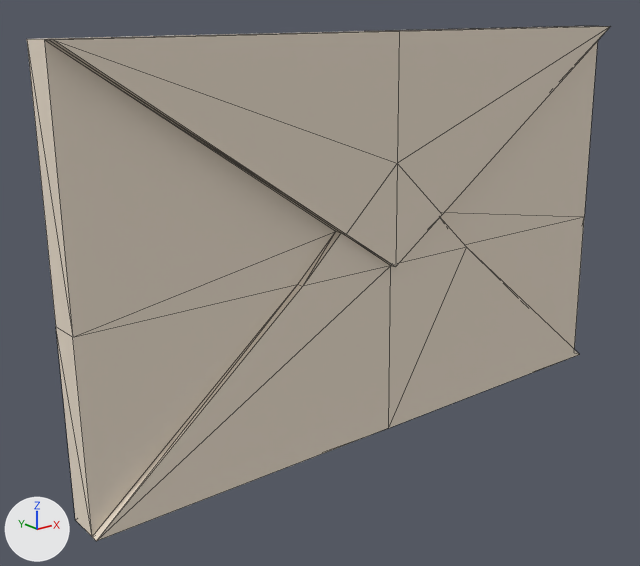
A saved change to the OBJ model frontend/public/models/envelope.obj.
One viewpoint serves both versions: a 50 mm lens placed at (-0.886, -0.965, 0.337), pointed at (-0.088, 0.032, -0.062). Every picture has the same lights, and +X, +Y and +Z are marked at lower left. Mesh edges are drawn as thin lines. Where no turn or scale is listed for an object, it has been applied to the vertices.

Objects in the first picture: 'envelope'.
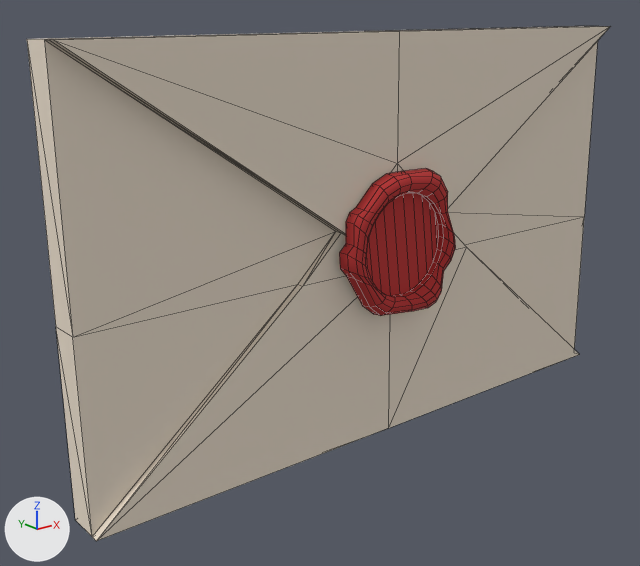
The newer file is also turned or shifted as a whole; pictures and numbers use the older file's frame.

Pixel boxes [x1, y1, x2, y2] of what changed, in the pictures (640 x 566 px):
'WaxSeal2', added (red): after [339, 168, 456, 316]

Diff of the bpy script that builds the scene:
```diff
--- a/frontend/public/models/envelope.obj.py
+++ b/frontend/public/models/envelope.obj.py
@@ mat_waxseal2 @@
+mat_waxseal2 = principled_material('WaxSeal2')
+mat_waxseal2.base_color = (0.496, 0.0337, 0.0337)  # red #bb3333
+mat_waxseal2.roughness = 1.0
@@ me_waxseal2 @@
+me_waxseal2.from_pydata(...)  # 168 vertices, 166 faces; spans x -0.112..0.111, y -0.073..-0.046, z -0.109..0.109
+me_waxseal2.materials.append(mat_waxseal2)  # red #bb3333
@@ ob_waxseal2 @@
+ob_waxseal2 = bpy.data.objects.new('WaxSeal2', me_waxseal2)
+ob_waxseal2.location = (0.0, 0.005, -0.001)
```
